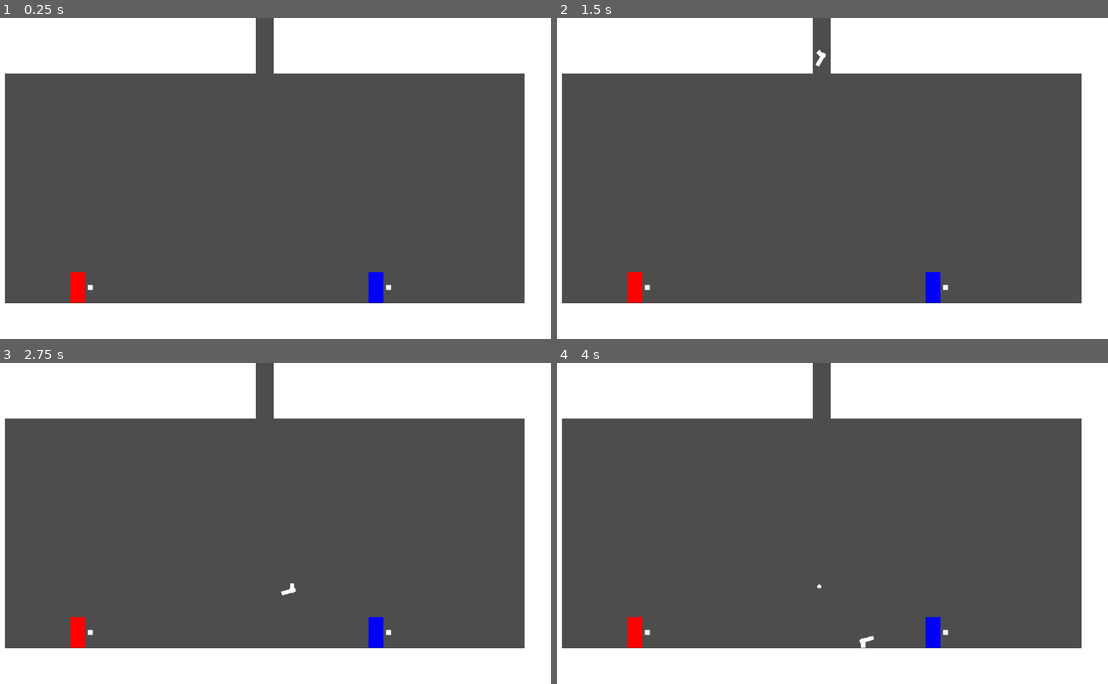
Above: before the commit, frames 1-4 (two rows, left to right).
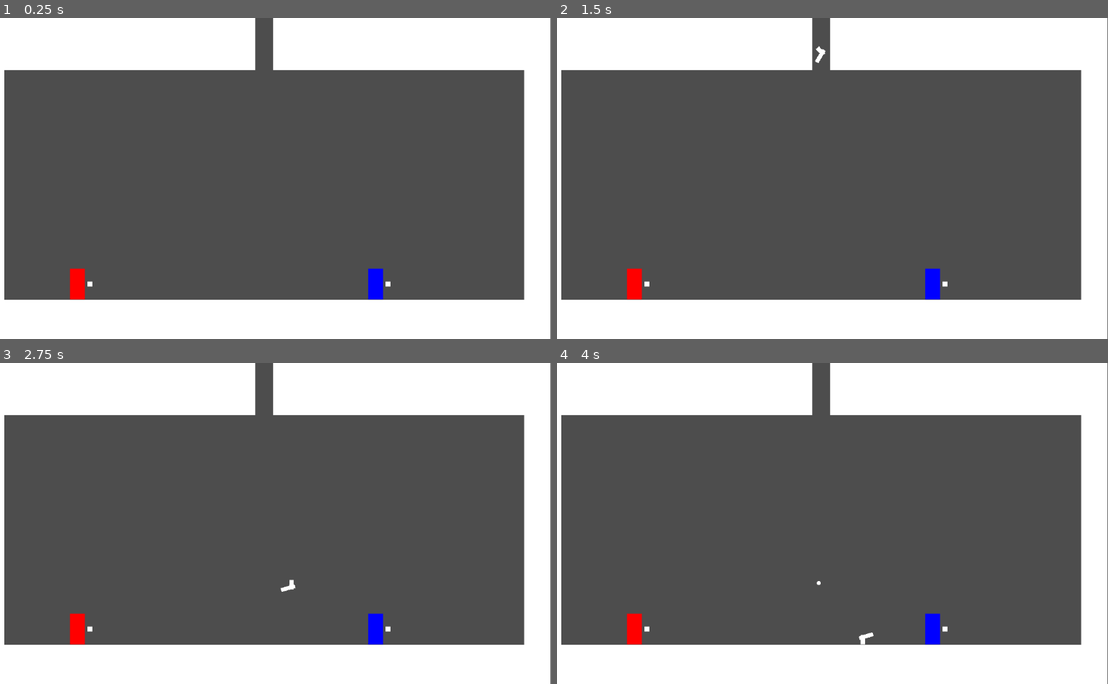
Above: after the commit, the same moments.

Repository: cbrenton/its-all-bad
Game: Godot game, scene res://scenes/match.tscn
Same seed, same stepped clock (60 frames per second), same inputs: the game is played once before the commit and once after it.
Inputs:
- Up to frame 1 (0.25 s): no input
- Up to frame 2 (1.5 s): tap Enter at 0.5 s
- Up to frame 3 (2.75 s): no input
- Up to frame 4 (4 s): no input

The runs differ from the first frame. In frame 1, 2.6% of the frame differs, in the area x 0-100%, y 0-100%; in frame 2, 2.7%; in frame 3, 2.7%; in frame 4, 2.7%.

Commit message:
Add basic camera shake

Diff:
--- a/scenes/match.tscn
+++ b/scenes/match.tscn
@@ -1,6 +1,7 @@
 [gd_scene format=3 uid="uid://1u117meuvbkt"]
 
 [ext_resource type="Script" uid="uid://bkmyn2c5f0saq" path="res://scripts/match_controller.gd" id="1_7y1jj"]
+[ext_resource type="Script" uid="uid://bsavum534vd7n" path="res://scripts/game_camera.gd" id="2_t0cgm"]
 
 [sub_resource type="WorldBoundaryShape2D" id="WorldBoundaryShape2D_7y1jj"]
 distance = -575.0
@@ -85,3 +86,8 @@
 text = "foo"
 label_settings = SubResource("LabelSettings_80q71")
 horizontal_alignment = 1
+
+[node name="GameCamera" type="Camera2D" parent="." unique_id=2021443694]
+unique_name_in_owner = true
+position = Vector2(577, 331)
+script = ExtResource("2_t0cgm")
--- /dev/null
+++ b/scripts/game_camera.gd
@@ -0,0 +1,24 @@
+extends Camera2D
+
+
+# Called when the node enters the scene tree for the first time.
+func _ready() -> void:
+    randomize()
+
+
+# Called every frame. 'delta' is the elapsed time since the previous frame.
+func _process(delta: float) -> void:
+    pass
+
+
+func shake(duration: float = 0.3, strength: float = 10.0):
+    var elapsed = 0.0
+    while elapsed < duration:
+        var remaining_ratio = 1.0 - (elapsed / duration)
+        offset = Vector2(
+            randf_range(-strength, strength) * remaining_ratio,
+            randf_range(-strength, strength) * remaining_ratio
+        )
+        elapsed += get_process_delta_time()
+        await get_tree().process_frame
+        offset = Vector2.ZERO
--- a/scripts/items/gun.gd
+++ b/scripts/items/gun.gd
@@ -8,6 +8,7 @@
 signal shot
 signal yeet
 signal damage
+signal boing(strength: float)
 
 
 func _ready() -> void:
@@ -45,5 +46,7 @@
             if body is Player:
                 print("FOO hit player")
                 body.receive_knockback(Vector2(linear_velocity.x, -300))
+                print(linear_velocity.length())
+                boing.emit(linear_velocity.length() / 500)
     elif body.name == "Ground":
         collectible_component.just_thrown = false
--- a/scripts/match_controller.gd
+++ b/scripts/match_controller.gd
@@ -4,6 +4,7 @@
 @onready var gun_scene = preload("res://scenes/gun.tscn")
 @onready var bullet_scene = preload("res://scenes/bullet.tscn")
 @onready var win_label = %WinLabel
+@onready var game_camera = %GameCamera
 
 var rng = RandomNumberGenerator.new()
 
@@ -41,6 +42,7 @@
 
 
 func foo(target: Player, attack_dir_x: float):
+    game_camera.shake(0.2, 5)
     print("POW %d" % attack_dir_x)
     target.inventory_component.drop(attack_dir_x)
     # TODO: make this scale with velocity
@@ -58,7 +60,12 @@
     gun.shot.connect(_spawn_bullet)
     for player in get_tree().get_nodes_in_group("players"):
         gun.damage.connect(player.take_damage)
+        gun.boing.connect(_shake_camera)
     add_child(gun)
+
+
+func _shake_camera(strength: float):
+    game_camera.shake(0.1, strength)
 
 
 func _spawn_bullet():
Not shown, added: scripts/game_camera.gd.uid
